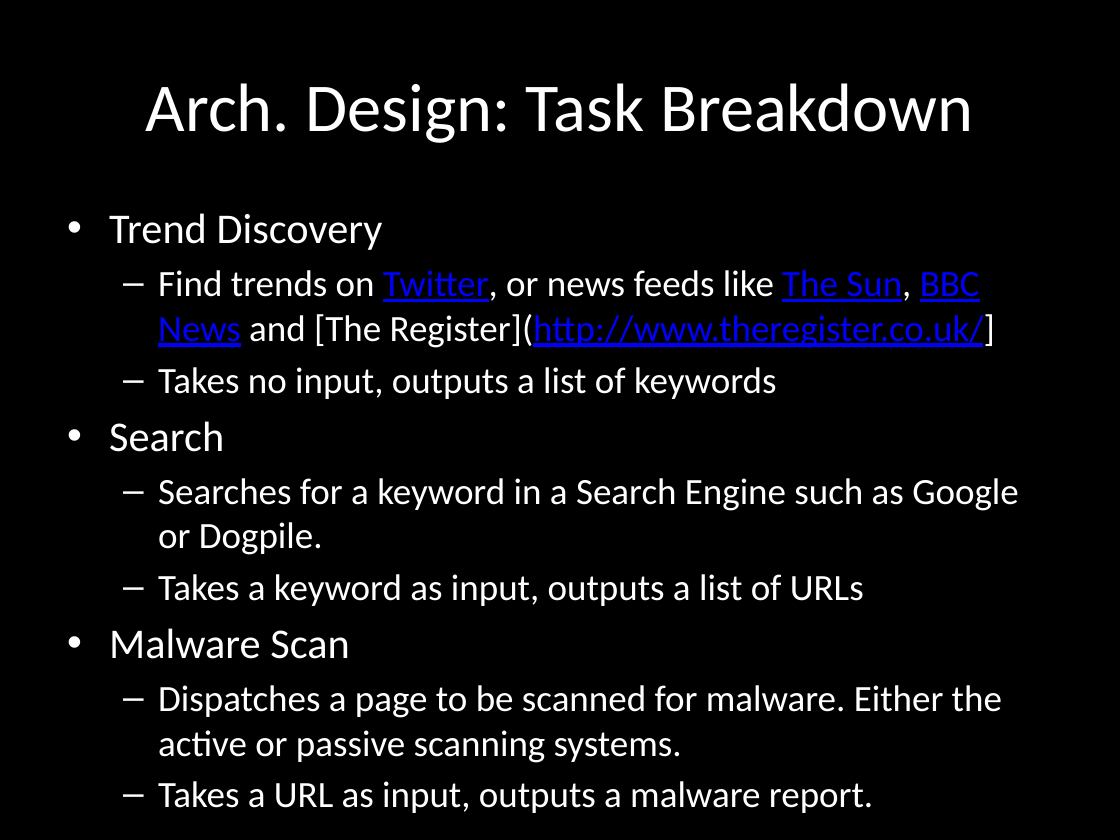
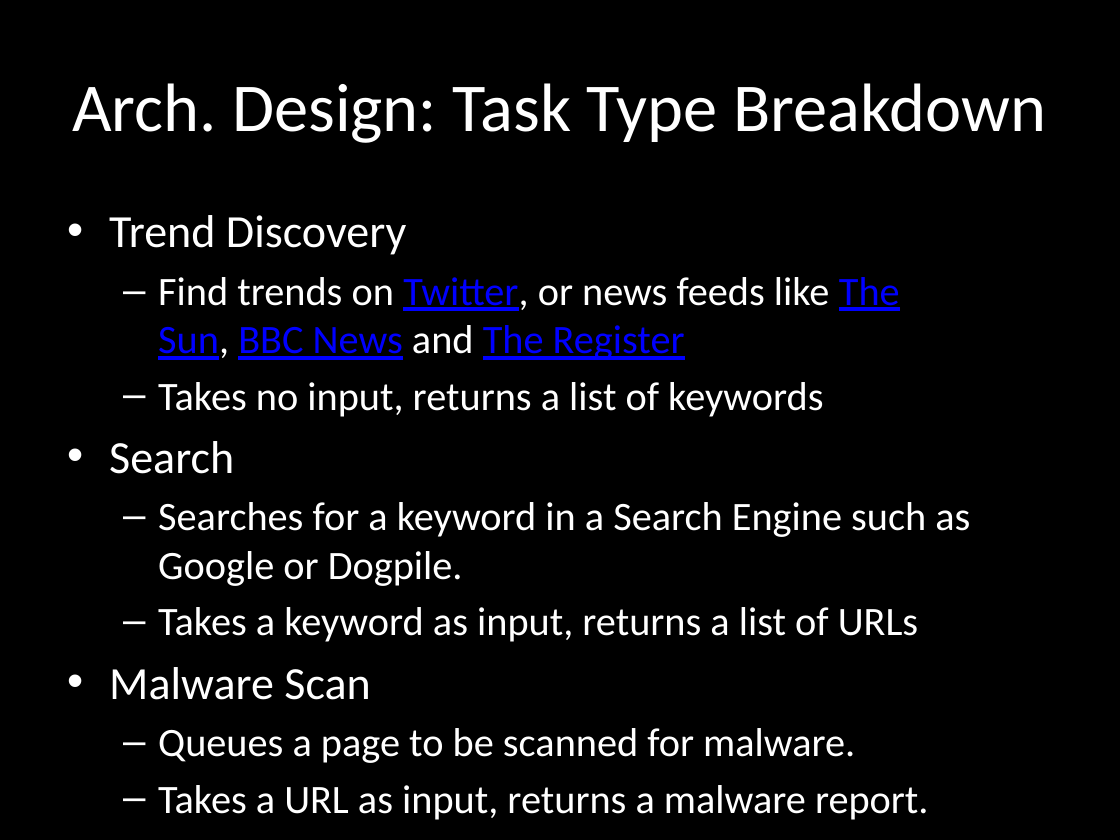
Before and after one commit to chrissorchard/malucrawl, a slide deck: slide 8 of doc/pres1/wk4-progress.pptx. Drawn at 1120x840 pixels with LibreOffice and Linux fonts; fonts in the diff are those of the drawing; background and template pictures are left out. Boxes give left, top, right and bottom in pixels: in the first picture for what was removed or moved away, otherwise in the second. Text is boxed around its words. In the diff, an @@ line names an element or a change of style, - is before the commit and + after.

```diff
--- a/doc/pres1/wk4-progress.pptx
+++ b/doc/pres1/wk4-progress.pptx
@@ title at bbox=[72, 83, 1046, 143]: text changed @@
-Arch. Design: Task Breakdown
+Arch. Design: Task Type Breakdown
@@ text at bbox=[109, 215, 970, 700]: size 27.2 to 29.6 pt in "Trend Discovery", "Search", "Malware Scan"; size 23.8 to 25.9 pt in "Searches for a keyword in a Search ..." @@
@@ text at bbox=[158, 277, 900, 417]: text changed; size 23.8 to 25.9 pt @@
-  – Find trends on Twitter, or news feeds like The Sun, BBC News and [The Register](http://www.theregister.co.uk/]
-  – Takes no input, outputs a list of keywords
+  – Find trends on Twitter, or news feeds like The Sun, BBC News and The Register
+  – Takes no input, returns a list of keywords
@@ text at bbox=[158, 607, 918, 642]: text changed; size 23.8 to 25.9 pt @@
-  – Takes a keyword as input, outputs a list of URLs
+  – Takes a keyword as input, returns a list of URLs
@@ text at bbox=[158, 728, 929, 820]: text changed; size 23.8 to 25.9 pt @@
-  – Dispatches a page to be scanned for malware. Either the active or passive scanning systems.
-  – Takes a URL as input, outputs a malware report.
+  – Queues a page to be scanned for malware.
+  – Takes a URL as input, returns a malware report.
```
Also in this commit, not shown: 4 other slides changed.
